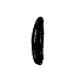
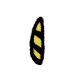
Layer changes from the first w=80, h=80 image to the second:
renamed "Layer #1" to "Layer #3", showed it, moved it above "Layer #2", painted on it over (28, 20, 46, 65)
hid "Layer #2" over (30, 20, 45, 65)
